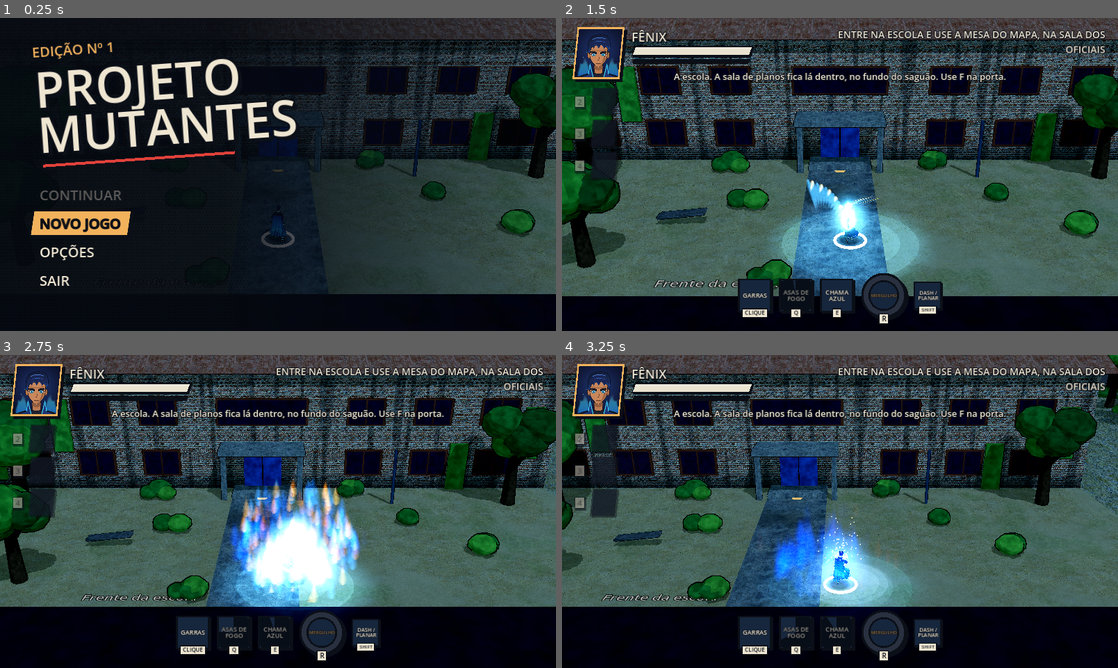
Above: before the commit, frames 1-4 (two rows, left to right).
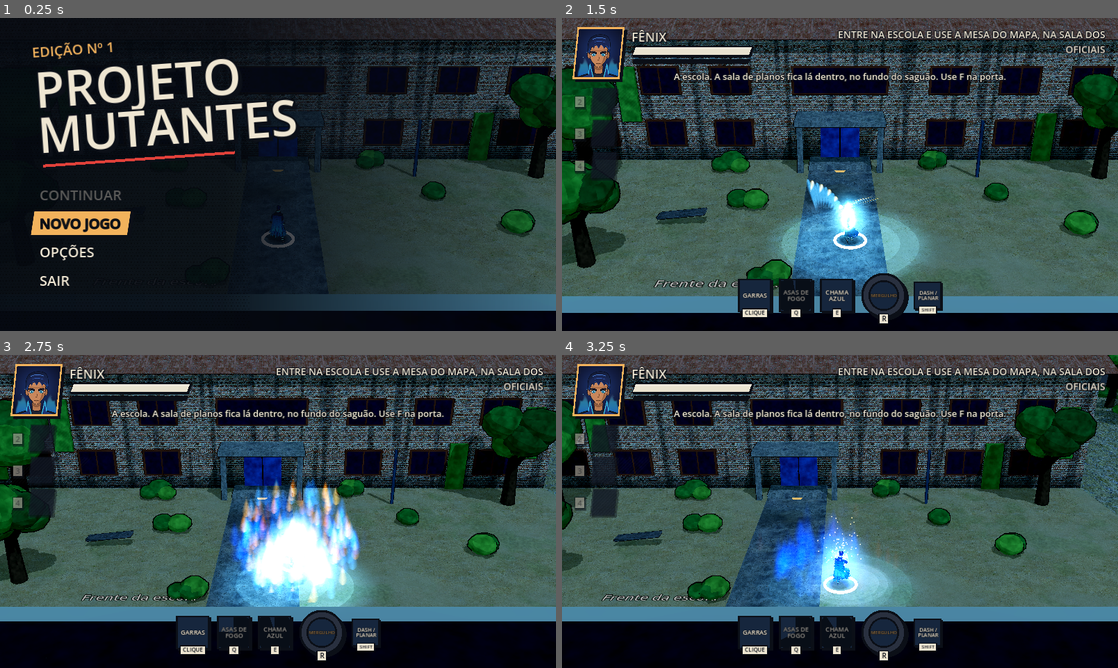
Above: after the commit, the same moments.

Repository: Giovivi/jogo_do_bolo
Game: Godot game, scene res://scenes/main.tscn
Same seed, same stepped clock (60 frames per second), same inputs: the game is played once before the commit and once after it.
Inputs (mouse positions are in pixels of both pictures, inside the frame that each line leads up to):
- Up to frame 1 (0.25 s): no input
- Up to frame 2 (1.5 s): click "NOVO JOGO" at 0.5 s; tap Enter (confirm) at 1.25 s; move the mouse to (962, 158) at 1.27 s; hold D (move_right) from 1.28 s (still down); hold Q (ability_1) from 1.28 s (still down); click (962, 158) at 1.42 s
- Up to frame 3 (2.75 s): tap Space (jump) at 1.52, 1.82, 2.27, 2.57 s; move the mouse to (166, 527) at 2.02 s; release D (move_right) at 2.03 s; release Q (ability_1) at 2.03 s; hold S (move_down) from 2.03 s (still down); tap E (ability_2) at 2.1 s
- Up to frame 4 (3.25 s): move the mouse to (895, 442) at 2.77 s; release S (move_down) at 2.78 s; press the mouse at (895, 442) at 2.78 s; hold D (move_right) from 2.78 s (still down)

The runs differ from the first frame. In frame 1, 3.0% of the frame differs, in the area x 44-100%, y 88-94%; in frame 2, 3.6%; in frame 3, 4.1%, in the area x 0-100%, y 80-86%; in frame 4, 4.1%.

Commit message:
Paredes: corte baixo só na frente da sala atual (fase e hub)
Antes, a estrutura do lado da câmera era cortada baixa na frente de toda
sala, então dava para ver a sala de trás por cima da faixa baixa, que ainda
colidia como parede de 3 m. Agora cada célula de estrutura sabe para quais
salas ela fica cortada; fora delas fica alta (6 m na fase, 8 m no hub).
O corte troca ao entrar em outra zona de câmera. As bordas cortadas que
encostam no chão ganham faixa clara no topo.

Co-Authored-By: Claude Opus 5.5 <noreply@anthropic.com>
Claude-Session: https://claude.ai/code/session_01GLyMG7MhH4h9kAPB7oASHq

Diff:
--- a/scripts/hub/escola.gd
+++ b/scripts/hub/escola.gd
@@ -723,5 +723,6 @@
 		return
 	var hero: Hero = party.controlled_hero
 	_update_wall_fade(hero.global_position)
+	_update_cutaway(hero.global_position)
 	_update_hints(hero.global_position)
 	_update_paredes_laterais(hero.global_position)
--- a/scripts/level/posto_vigia.gd
+++ b/scripts/level/posto_vigia.gd
@@ -44,6 +44,10 @@
 var _cell_timer: float = -1.0
 var _cell_events: Array[Dictionary] = []
 var _cell_done: bool = false
+## Corte por sala: grupos de estrutura (máscara, malha alta, malha cortada).
+var _cut_groups: Array[Dictionary] = []
+var _cut_zones: Array[Rect2] = []
+var _cut_room: int = -2
 ## Textura do chão da sala em construção: [id, metros por repetição, tinta].
 ## Fotos do ambientCG (CC0), ver assets/textures/CREDITS.md.
 var _floor_tex: Array = ["Concrete044D", 2.5, Color(0.8, 0.8, 0.82)]
@@ -61,22 +65,32 @@
 	var root := Node3D.new()
 	root.name = "ZonasDeCamera"
 	add_child(root)
+	for z in _zone_table():
+		CameraZone.make(root, z[0], z[1], z[2], z[3], z[4], z[5])
+
+
+## Salas: [x0, z0, x1, z1, nível de zoom, nome]. Servem para a câmera e para
+## o corte das paredes (só a sala atual tem a frente cortada).
+func _zone_table() -> Array:
 	if self is Escola:
-		CameraZone.make(root, -20, 8, 20, 24, CameraZone.Level.OPEN, "Frente")
-		CameraZone.make(root, 72, -14, 88, 4, CameraZone.Level.MEDIUM, "Saguao")
-		CameraZone.make(root, 56, -14, 71, 4, CameraZone.Level.MEDIUM, "Laboratorio")
-		CameraZone.make(root, 89, -14, 104, 4, CameraZone.Level.MEDIUM, "Treino")
-		CameraZone.make(root, 74, -24, 86, -14.5, CameraZone.Level.CLOSED, "Sala dos planos")
-		return
-	CameraZone.make(root, -8, -8, 8, 8, CameraZone.Level.MEDIUM, "Entrada")
-	CameraZone.make(root, 20, -10, 40, 10, CameraZone.Level.OPEN, "Triagem")
-	CameraZone.make(root, 13, -28, 25, -18, CameraZone.Level.CLOSED, "Sala secreta")
-	CameraZone.make(root, 50, -10, 70, 10, CameraZone.Level.OPEN, "Celas")
-	CameraZone.make(root, 78, -12, 102, 12, CameraZone.Level.OPEN, "Hangar")
-	CameraZone.make(root, 96, -30, 102, -12, CameraZone.Level.CLOSED, "Servico")
-	CameraZone.make(root, 52, -34, 70, -16, CameraZone.Level.MEDIUM, "Deposito")
-	CameraZone.make(root, 26, -24, 36, -14, CameraZone.Level.CLOSED, "Cofre")
-	CameraZone.make(root, -6, -40, 6, -26, CameraZone.Level.CLOSED, "Saida")
+		return [
+			[-20, 8, 20, 24, CameraZone.Level.OPEN, "Frente"],
+			[72, -14, 88, 4, CameraZone.Level.MEDIUM, "Saguao"],
+			[56, -14, 71, 4, CameraZone.Level.MEDIUM, "Laboratorio"],
+			[89, -14, 104, 4, CameraZone.Level.MEDIUM, "Treino"],
+			[74, -24, 86, -14.5, CameraZone.Level.CLOSED, "Sala dos planos"],
+		]
+	return [
+		[-8, -8, 8, 8, CameraZone.Level.MEDIUM, "Entrada"],
+		[20, -10, 40, 10, CameraZone.Level.OPEN, "Triagem"],
+		[13, -28, 25, -18, CameraZone.Level.CLOSED, "Sala secreta"],
+		[50, -10, 70, 10, CameraZone.Level.OPEN, "Celas"],
+		[78, -12, 102, 12, CameraZone.Level.OPEN, "Hangar"],
+		[96, -30, 102, -12, CameraZone.Level.CLOSED, "Servico"],
+		[52, -34, 70, -16, CameraZone.Level.MEDIUM, "Deposito"],
+		[26, -24, 36, -14, CameraZone.Level.CLOSED, "Cofre"],
+		[-6, -40, 6, -26, CameraZone.Level.CLOSED, "Saida"],
+	]
 
 
 func build() -> void:
@@ -390,6 +404,7 @@
 		return
 	var hero: Hero = party.controlled_hero
 	_update_wall_fade(hero.global_position)
+	_update_cutaway(hero.global_position)
 	_update_hints(hero.global_position)
 	if not Game.run_finished and _exit_rect.has_point(Vector2(hero.global_position.x, hero.global_position.z)):
 		run_completed.emit()
@@ -462,6 +477,19 @@
 						break
 			open[iz * nx + ix] = v
 
+	# Sala de cada célula aberta (máscara de bits das zonas de câmera).
+	# Vãos e corredores fora de qualquer zona contam para as salas a até
+	# 3 m; se não houver nenhuma, para a mais próxima.
+	var zones := _zone_rects()
+	var room_of := PackedInt32Array()
+	room_of.resize(nx * nz)
+	for iz in nz:
+		for ix in nx:
+			if open[iz * nx + ix] == 0:
+				continue
+			var p := Vector2(x_min + ix + 0.5, z_min + iz + 0.5)
+			room_of[iz * nx + ix] = _rooms_at(zones, p)
+
 	# Direção em que a câmera olha, no chão.
 	var yaw := deg_to_rad(Game.rules.camera_yaw_degrees)
 	var view := Vector2(-sin(yaw), -cos(yaw))
@@ -470,79 +498,108 @@
 	var reach := back_h / tan(pitch) + Game.rules.cutaway_margin
 	var side_cut := not (self is Escola)
 
-	# 0 = aberto, 1 = estrutura baixa (cortada), 2 = estrutura alta.
-	var kind := PackedByteArray()
-	kind.resize(nx * nz)
+	# Para cada célula de estrutura: em quais salas ela fica cortada baixa
+	# (as que estão logo atrás dela, vistas da câmera). Fora dessas salas ela
+	# fica alta, para não se ver uma sala de dentro de outra (opção A da
+	# prancha paredes-altas-v1). Máscara 0 = sempre alta. -1 = chão aberto.
+	var mask := PackedInt32Array()
+	mask.resize(nx * nz)
 	for iz in nz:
 		for ix in nx:
 			var idx := iz * nx + ix
 			if open[idx] != 0:
-				kind[idx] = 0
+				mask[idx] = -1
 				continue
 			var c := Vector2(x_min + ix + 0.5, z_min + iz + 0.5)
-			var low := false
+			var m := 0
 			var k := 0.5
 			while k <= reach:
 				var q := c + view * k
 				var qx := int(floor(q.x)) - x_min
 				var qz := int(floor(q.y)) - z_min
-				if qx >= 0 and qx < nx and qz >= 0 and qz < nz and open[qz * nx + qx] != 0:
-					low = true
-					break
-				# Na fase, chão aberto até 2 m para o lado também corta: assim
-				# as quinas laterais não tampam o herói quando a câmera segue
-				# a mira para o lado.
-				if side_cut and qz >= 0 and qz < nz:
-					for lat in [-2, -1, 1, 2]:
-						var lx: int = qx + lat
-						if lx >= 0 and lx < nx and open[qz * nx + lx] != 0:
-							low = true
-					if low:
-						break
+				if qz >= 0 and qz < nz:
+					if qx >= 0 and qx < nx and open[qz * nx + qx] != 0:
+						m |= room_of[qz * nx + qx]
+					# Na fase, chão aberto até 2 m para o lado também corta: assim
+					# as quinas laterais não tampam o herói quando a câmera segue
+					# a mira para o lado.
+					if side_cut:
+						for lat in [-2, -1, 1, 2]:
+							var lx: int = qx + lat
+							if lx >= 0 and lx < nx and open[qz * nx + lx] != 0:
+								m |= room_of[qz * nx + lx]
 				k += 0.5
-			kind[idx] = 1 if low else 2
-
+			mask[idx] = m
+
+	# Um grupo de malhas por máscara: versão alta e versão cortada.
 	var low_h := Game.rules.cutaway_height
-	var st_wall := _surface()
-	var st_cap := _surface()
-	var st_upper := _surface()
-	var st_trim := _surface()
-	var st_cut := _surface()
-	var st_cut_cap := _surface()
-	var unused := _surface()
+	var groups := {}
 	for iz in nz:
 		var ix := 0
 		while ix < nx:
-			var kd := kind[iz * nx + ix]
-			if kd == 0:
+			var m := mask[iz * nx + ix]
+			if m < 0:
 				ix += 1
 				continue
 			var start := ix
-			while ix < nx and kind[iz * nx + ix] == kd:
+			while ix < nx and mask[iz * nx + ix] == m:
 				ix += 1
+			if not groups.has(m):
+				groups[m] = {"wall": _surface(), "trim": _surface(), "upper": _surface(), "cap": _surface(),
+						"cut": _surface(), "cut_cap": _surface(), "edge": _surface(), "unused": _surface()}
+			var g: Dictionary = groups[m]
+			var z0 := float(z_min + iz) * cell
+			var z1 := z0 + cell
+			# Parede de 3 m, faixa escura no topo dela e estrutura acima.
 			var x0 := float(x_min + start) * cell
 			var x1 := float(x_min + ix) * cell
-			var z0 := float(z_min + iz) * cell
-			var z1 := z0 + cell
-			if kd == 2:
-				# Parede de 3 m, faixa escura no topo dela e estrutura acima.
-				_add_box(st_wall, unused, Vector3(x0, 0.0, z0), Vector3(x1, WALL_H - 0.25, z1))
-				_add_box(st_trim, unused, Vector3(x0, WALL_H - 0.25, z0), Vector3(x1, WALL_H, z1))
-				_add_box(st_upper, st_cap, Vector3(x0, WALL_H, z0), Vector3(x1, back_h, z1))
-			else:
-				_add_box(st_cut, st_cut_cap, Vector3(x0, 0.0, z0), Vector3(x1, low_h, z1))
-
-	var mesh := ArrayMesh.new()
-	_commit(st_wall, mesh, Color(0.58, 0.6, 0.64))
-	_commit(st_trim, mesh, Color(0.24, 0.25, 0.28))
-	_commit(st_upper, mesh, Color(0.35, 0.37, 0.4))
-	_commit(st_cap, mesh, Color(0.14, 0.15, 0.17))
-	_commit(st_cut, mesh, Color(0.3, 0.31, 0.34))
-	_commit(st_cut_cap, mesh, Color(0.22, 0.23, 0.26))
-	var mi := MeshInstance3D.new()
-	mi.name = "Estrutura"
-	mi.mesh = mesh
-	add_child(mi)
+			_add_box(g["wall"], g["unused"], Vector3(x0, 0.0, z0), Vector3(x1, WALL_H - 0.25, z1))
+			_add_box(g["trim"], g["unused"], Vector3(x0, WALL_H - 0.25, z0), Vector3(x1, WALL_H, z1))
+			_add_box(g["upper"], g["cap"], Vector3(x0, WALL_H, z0), Vector3(x1, back_h, z1))
+			if m == 0:
+				continue
+			# Versão cortada: célula a célula, com faixa clara no topo das que
+			# encostam no chão (para ler como parede, não como degrau).
+			for cx in range(start, ix):
+				var a := Vector3(float(x_min + cx), 0.0, z0)
+				var b := Vector3(float(x_min + cx + 1), low_h, z1)
+				var edge := false
+				for d in [Vector2i(1, 0), Vector2i(-1, 0), Vector2i(0, 1), Vector2i(0, -1)]:
+					var ex: int = cx + d.x
+					var ez: int = iz + d.y
+					if ex >= 0 and ex < nx and ez >= 0 and ez < nz and open[ez * nx + ex] != 0:
+						edge = true
+				_add_box(g["cut"], g["edge"] if edge else g["cut_cap"], a, b)
+
+	var root := Node3D.new()
+	root.name = "Estrutura"
+	add_child(root)
+	_cut_groups.clear()
+	for m in groups:
+		var g: Dictionary = groups[m]
+		var tall := ArrayMesh.new()
+		_commit(g["wall"], tall, Color(0.58, 0.6, 0.64))
+		_commit(g["trim"], tall, Color(0.24, 0.25, 0.28))
+		_commit(g["upper"], tall, Color(0.35, 0.37, 0.4))
+		_commit(g["cap"], tall, Color(0.14, 0.15, 0.17))
+		var mi := MeshInstance3D.new()
+		mi.name = "Alta_%d" % m
+		mi.mesh = tall
+		root.add_child(mi)
+		if m == 0:
+			continue
+		var low := ArrayMesh.new()
+		_commit(g["cut"], low, Color(0.3, 0.31, 0.34))
+		_commit(g["cut_cap"], low, Color(0.22, 0.23, 0.26))
+		_commit_plain(g["edge"], low, Color(0.62, 0.6, 0.52))
+		var lo := MeshInstance3D.new()
+		lo.name = "Cortada_%d" % m
+		lo.mesh = low
+		root.add_child(lo)
+		_cut_groups.append({"mask": m, "tall": mi, "low": lo})
+	_cut_zones = zones
+	_cut_room = -1
+	_update_cutaway(Vector3(player_spawn.x, 0.0, player_spawn.z))
 
 	# As paredes que ficaram dentro da estrutura continuam colidindo,
 	# mas não precisam mais aparecer.
@@ -564,6 +621,66 @@
 	_walls = kept
 
 
+
+## Retângulos das zonas de câmera (as salas), na ordem de _zone_table().
+func _zone_rects() -> Array[Rect2]:
+	var out: Array[Rect2] = []
+	for z in _zone_table():
+		out.append(Rect2(z[0], z[1], z[2] - z[0], z[3] - z[1]))
+	return out
+
+
+## Máscara das salas a que um ponto de chão pertence.
+func _rooms_at(zones: Array[Rect2], p: Vector2) -> int:
+	var m := 0
+	for i in zones.size():
+		if zones[i].has_point(p):
+			m |= 1 << i
+	if m != 0:
+		return m
+	for i in zones.size():
+		if zones[i].grow(3.0).has_point(p):
+			m |= 1 << i
+	if m != 0:
+		return m
+	var best := 0
+	var best_d := INF
+	for i in zones.size():
+		var r := zones[i]
+		var q := Vector2(clampf(p.x, r.position.x, r.end.x), clampf(p.y, r.position.y, r.end.y))
+		var d := q.distance_to(p)
+		if d < best_d:
+			best_d = d
+			best = i
+	return 1 << best
+
+
+## Corta baixa só a estrutura na frente da sala onde o herói está.
+func _update_cutaway(pos: Vector3) -> void:
+	if _cut_groups.is_empty():
+		return
+	var p := Vector2(pos.x, pos.z)
+	var room := -1
+	for i in _cut_zones.size():
+		if _cut_zones[i].grow(-0.5).has_point(p):
+			room = i
+			break
+	if room < 0:
+		if _cut_room >= 0:
+			return
+		var m := _rooms_at(_cut_zones, p)
+		room = 0
+		while (m >> room) & 1 == 0:
+			room += 1
+	if room == _cut_room:
+		return
+	_cut_room = room
+	for g in _cut_groups:
+		var cut: bool = (int(g["mask"]) >> room) & 1 == 1
+		(g["low"] as Node3D).visible = cut
+		(g["tall"] as Node3D).visible = not cut
+
+
 func _rect_fully_solid(r: Rect2, open: PackedByteArray, x_min: int, z_min: int, nx: int, nz: int) -> bool:
 	var ix0 := int(floor(r.position.x + 0.01)) - x_min
 	var ix1 := int(ceil(r.end.x - 0.01)) - x_min
@@ -597,6 +714,15 @@
 		Look.texture_std(mat, "Concrete032", 3.0, Color(0.68, 0.7, 0.74))
 	elif color.r > 0.23:
 		Look.texture_std(mat, "Metal027", 2.0, Color(0.8, 0.82, 0.86))
+	st.set_material(mat)
+	st.commit(mesh)
+
+
+
+func _commit_plain(st: SurfaceTool, mesh: ArrayMesh, color: Color) -> void:
+	var mat := StandardMaterial3D.new()
+	mat.albedo_color = color
+	mat.roughness = 0.8
 	st.set_material(mat)
 	st.commit(mesh)
 
